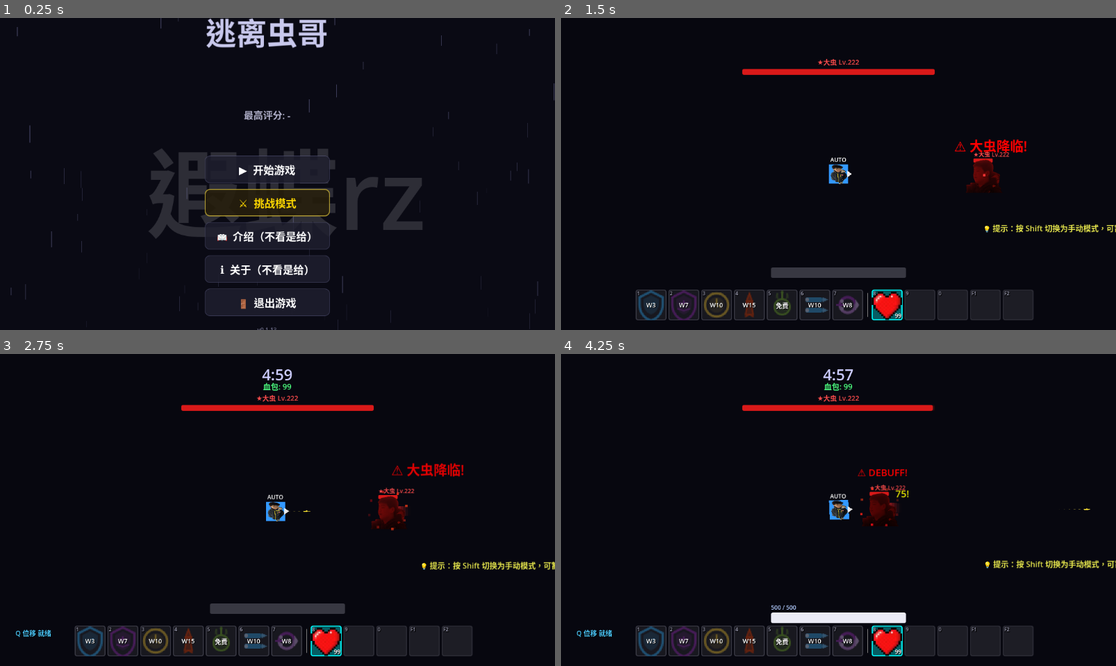
Above: before the commit, frames 1-4 (two rows, left to right).
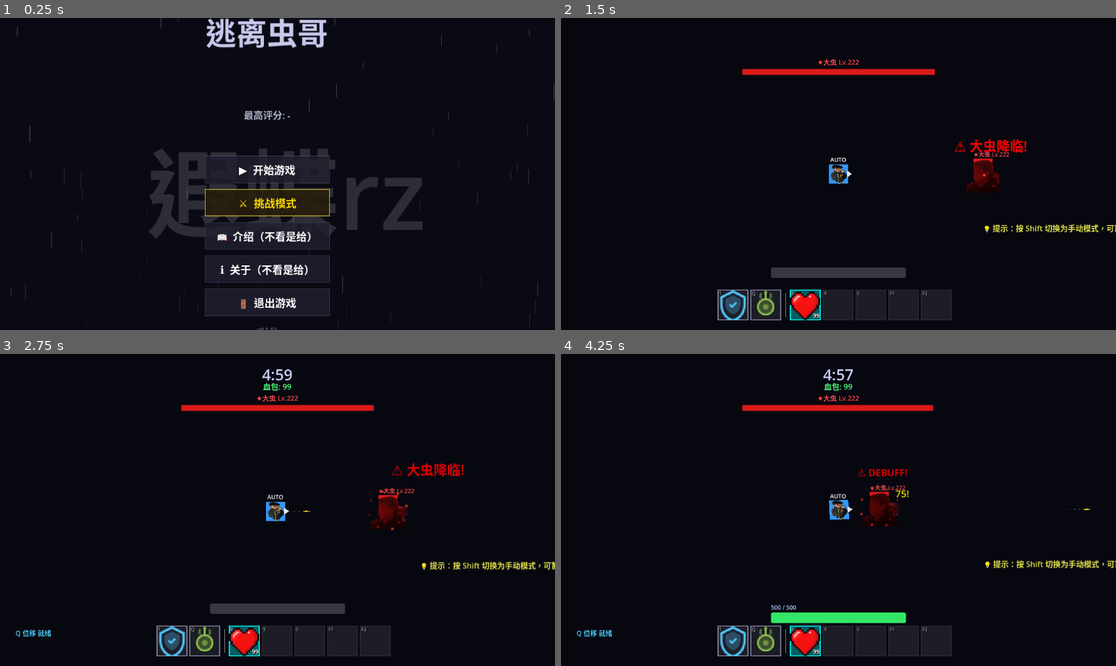
Above: after the commit, the same moments.

Repository: Wudi12317/OutBugBro
Game: Godot game, scene res://scenes/main_menu.tscn
The game is run twice, just before and just after one commit, with the same random seed, the same clock (stepped at 60 frames per second) and the same inputs.
Inputs (mouse positions are in pixels of both pictures, inside the frame that each line leads up to):
- Up to frame 1 (0.25 s): no input
- Up to frame 2 (1.5 s): click "⚔ 挑战模式" at 0.5 s; tap Enter at 1.25 s; move the mouse to (960, 158) at 1.27 s; hold D (move_right) from 1.28 s (still down); tap Q (dash) at 1.35 s; click (960, 158) at 1.42 s
- Up to frame 3 (2.75 s): release D (move_right) at 2 s; tap Space at 2 s; drag from (166, 525) to (249, 572) at 2.02 s
- Up to frame 4 (4.25 s): click (649, 641) at 2.77 s; click (694, 550) at 3.5 s, where only the run before the commit has a clickable "✕"

The runs differ from the first frame. In frame 1, less than 0.1% of the frame differs, in the area x 36-60%, y 44-96%; in frame 2, 3.2%; in frame 3, 3.2%; in frame 4, 4.1%, in the area x 13-86%, y 16-97%.

Commit message:
update

Diff:
--- a/OutBugBro/core/autoload/game_manager.gd
+++ b/OutBugBro/core/autoload/game_manager.gd
@@ -5,6 +5,7 @@
 enum State { MENU, PLAYING, PAUSED }
 
 var state: State = State.MENU
+var challenge_mode: bool = false  ## 挑战模式：仅允许技能1(shield)和Q(head_oil)，自动解锁
 
 
 func _ready() -> void:
@@ -36,7 +37,7 @@
 	panel.bg_color = Color(0.08, 0.08, 0.15, 0.92)
 	panel.border_color = Color(0.35, 0.35, 0.5, 0.7)
 	panel.set_border_width_all(1)
-	panel.set_corner_radius_all(8)
+	panel.set_corner_radius_all(0)
 	panel.set_content_margin_all(8)
 	panel.shadow_color = Color(0, 0, 0, 0.3)
 	panel.shadow_offset = Vector2(2, 2)
--- a/OutBugBro/core/autoload/skill_manager.gd
+++ b/OutBugBro/core/autoload/skill_manager.gd
@@ -6,6 +6,9 @@
 signal skill_activated(skill_id: String)            ## 技能激活
 signal skill_expired(skill_id: String)              ## 效果到期
 signal skill_purchased(skill_id: String)            ## 购买成功
+
+## 挑战模式允许的技能ID
+const CHALLENGE_ALLOWED := ["shield", "head_oil"]
 
 var _skills: Array[SkillData] = []
 var _purchased: Dictionary = {}    ## id -> true
@@ -55,6 +58,32 @@
 	return _skills
 
 
+## 挑战模式可见技能（仅允许的2个）
+func get_visible_skills() -> Array[SkillData]:
+	if GameManager.challenge_mode:
+		var result: Array[SkillData] = []
+		for s in _skills:
+			if s.id in CHALLENGE_ALLOWED:
+				result.append(s)
+		return result
+	return _skills
+
+
+## 挑战模式自动解锁允许的技能
+func auto_unlock_challenge_skills() -> void:
+	if not GameManager.challenge_mode:
+		return
+	for id in CHALLENGE_ALLOWED:
+		if not _purchased.has(id):
+			_purchased[id] = true
+	changed.emit()
+
+
+## 按ID激活（供Q键等快捷调用）
+func activate_by_id(id: String) -> bool:
+	return activate(id)
+
+
 ## 当前波次
 func _get_current_wave() -> int:
 	var spawners := get_tree().get_nodes_in_group("spawners")
@@ -68,11 +97,20 @@
 	return _purchased.has(id)
 
 
+## 挑战模式下是否允许使用该技能
+func is_allowed_in_challenge(id: String) -> bool:
+	if not GameManager.challenge_mode:
+		return true
+	return id in CHALLENGE_ALLOWED
+
+
 ## 是否可购买
 func can_purchase(id: String) -> bool:
 	var skill := _get_skill(id)
 	if not skill: return false
 	if is_unlocked(id): return false
+	if GameManager.challenge_mode and id not in CHALLENGE_ALLOWED:
+		return false
 	return _get_current_wave() >= skill.unlock_wave
 
 
@@ -81,6 +119,8 @@
 	var skill := _get_skill(id)
 	if not skill: return false
 	if is_unlocked(id): return false
+	if GameManager.challenge_mode and id not in CHALLENGE_ALLOWED:
+		return false
 	if not CurrencyManager.has_enough(skill.cost): return false
 	CurrencyManager.spend(skill.cost)
 	_purchased[id] = true
@@ -91,7 +131,14 @@
 
 ## 激活技能
 func activate(id: String) -> bool:
-	if not is_unlocked(id): return false
+	# 挑战模式允许的技能免解锁直接可用
+	if GameManager.challenge_mode and id in CHALLENGE_ALLOWED:
+		if not is_unlocked(id):
+			_purchased[id] = true
+	elif not is_unlocked(id):
+		return false
+	if GameManager.challenge_mode and id not in CHALLENGE_ALLOWED:
+		return false
 	if is_on_cooldown(id): return false
 	if is_active(id): return false
 	var skill := _get_skill(id)
--- a/OutBugBro/core/components/player_stats.gd
+++ b/OutBugBro/core/components/player_stats.gd
@@ -203,3 +203,4 @@
 func _ready() -> void:
 	super._ready()
 	EffectManager.changed.connect(func(): stats_changed.emit())
+	MetaProgression.upgraded.connect(func(_id: String): stats_changed.emit())
--- a/OutBugBro/core/ui_theme.gd
+++ b/OutBugBro/core/ui_theme.gd
@@ -2,7 +2,7 @@
 extends Node
 
 # 给任意 Control 节点应用 iOS 暗色风格
-static func apply_iOS_style(node: Control, extra_radius: int = 12) -> void:
+static func apply_iOS_style(node: Control, extra_radius: int = 0) -> void:
 	if not node:
 		return
 	# PanelContainer / Panel
@@ -43,7 +43,7 @@
 	sb.border_width_right = 1
 	sb.border_width_bottom = 1
 	sb.border_color = Color(0.3, 0.6, 1.0, 0.35)
-	sb.set_corner_radius_all(8)
+	sb.set_corner_radius_all(0)
 	btn.add_theme_stylebox_override("normal", sb)
 	var hover := sb.duplicate() as StyleBoxFlat
 	hover.bg_color = Color(0.2, 0.2, 0.3, 0.95)
@@ -57,11 +57,11 @@
 static func _apply_progress_style(pb: ProgressBar) -> void:
 	var bg := StyleBoxFlat.new()
 	bg.bg_color = Color(0.15, 0.15, 0.2, 0.8)
-	bg.set_corner_radius_all(4)
+	bg.set_corner_radius_all(0)
 	pb.add_theme_stylebox_override("background", bg)
 	var fill := StyleBoxFlat.new()
 	fill.bg_color = Color(0.2, 0.8, 0.4, 1.0)
-	fill.set_corner_radius_all(4)
+	fill.set_corner_radius_all(0)
 	pb.add_theme_stylebox_override("fill", fill)
 
 static func _apply_separator_style(sep: Control) -> void:
--- a/OutBugBro/scenes/challenge/challenge_mode.gd
+++ b/OutBugBro/scenes/challenge/challenge_mode.gd
@@ -97,10 +97,11 @@
 	cam.position_smoothing_speed = 8.0
 	_player.add_child(cam)
 	await get_tree().process_frame
-	# 禁用所有技能（位移保留）
+	# 禁用所有技能（位移保留），然后自动解锁挑战模式允许的技能
 	SkillManager._purchased.clear()
 	SkillManager._active.clear()
 	SkillManager._cooldowns.clear()
+	SkillManager.auto_unlock_challenge_skills()
 	# 清空背包，放入 99 血包
 	InventoryManager.clear_all()
 	var health_potion: ItemData = load("res://data/items/health_potion.tres")
@@ -287,7 +288,7 @@
 	style.bg_color = Color(0.06, 0.06, 0.12, 0.95)
 	style.border_color = Color(0.4, 0.4, 0.6, 0.8)
 	style.set_border_width_all(2)
-	style.set_corner_radius_all(12)
+	style.set_corner_radius_all(0)
 	style.set_content_margin_all(24)
 	_result_panel.add_theme_stylebox_override("panel", style)
 	# 添加到 UILayer
@@ -350,6 +351,7 @@
 func _on_back_to_menu() -> void:
 	get_tree().paused = false
 	SaveManager.clear_runtime()
+	GameManager.challenge_mode = false
 	GameManager.state = GameManager.State.MENU
 	GameManager.change_scene("res://scenes/main_menu.tscn")
 
@@ -409,10 +411,10 @@
 	_boss_hp_bar.custom_minimum_size = Vector2(400, 12)
 	var bg_style := StyleBoxFlat.new()
 	bg_style.bg_color = Color(0.2, 0.05, 0.05, 0.8)
-	bg_style.set_corner_radius_all(4)
+	bg_style.set_corner_radius_all(0)
 	var fill_style := StyleBoxFlat.new()
 	fill_style.bg_color = Color(0.85, 0.1, 0.1)
-	fill_style.set_corner_radius_all(4)
+	fill_style.set_corner_radius_all(0)
 	_boss_hp_bar.add_theme_stylebox_override("background", bg_style)
 	_boss_hp_bar.add_theme_stylebox_override("fill", fill_style)
 	boss_bar_vbox.add_child(_boss_hp_bar)
@@ -452,3 +454,9 @@
 		inv.set_anchors_preset(Control.PRESET_FULL_RECT)
 		inv.visible = false  # 默认隐藏，按 B 打开
 		canvas.add_child(inv)
+	# ---- 暂停菜单（实例化 pause_menu.tscn） ----
+	var pause_scene: PackedScene = load("res://scenes/ui/pause_menu.tscn")
+	if pause_scene:
+		var pause_menu := pause_scene.instantiate()
+		pause_menu.set_anchors_preset(Control.PRESET_FULL_RECT)
+		canvas.add_child(pause_menu)
--- a/OutBugBro/scenes/enemies/enemy.gd
+++ b/OutBugBro/scenes/enemies/enemy.gd
@@ -124,10 +124,10 @@
 	# 血条
 	var bg_style := StyleBoxFlat.new()
 	bg_style.bg_color = Color(0.2, 0.2, 0.25, 0.8)
-	bg_style.set_corner_radius_all(2)
+	bg_style.set_corner_radius_all(0)
 	var fill_style := StyleBoxFlat.new()
 	fill_style.bg_color = p.hp_fill_color
-	fill_style.set_corner_radius_all(2)
+	fill_style.set_corner_radius_all(0)
 	_hp_bar = ProgressBar.new()
 	_hp_bar.name = "HpBar"
 	_hp_bar.unique_name_in_owner = true
--- a/OutBugBro/scenes/main_menu.gd
+++ b/OutBugBro/scenes/main_menu.gd
@@ -26,6 +26,8 @@
 
 
 func _ready() -> void:
+	# 全屏
+	get_window().mode = Window.MODE_FULLSCREEN
 	# 高评分显示
 	_high_score.text = SaveManager.get_high_score_text()
 	# 继续游戏按钮（无存档时禁用）
@@ -166,6 +168,7 @@
 	SaveManager.clear_runtime()  # 先清空再加载存档
 	SaveManager._pending_load = true
 	GameManager.state = GameManager.State.PLAYING
+	SkillManager.auto_unlock_challenge_skills()
 	GameManager.change_scene("res://scenes/main.tscn")
 
 
@@ -184,7 +187,9 @@
 func _on_challenge_btn_pressed() -> void:
 	# 进入挑战模式
 	SaveManager.clear_runtime()
+	GameManager.challenge_mode = true
 	GameManager.state = GameManager.State.PLAYING
+	SkillManager.auto_unlock_challenge_skills()
 	GameManager.change_scene("res://scenes/challenge/challenge_mode.tscn")
 
 
@@ -204,6 +209,7 @@
 	SaveManager.clear_runtime()
 	SaveManager._pending_load = true
 	GameManager.state = GameManager.State.PLAYING
+	SkillManager.auto_unlock_challenge_skills()
 	GameManager.change_scene("res://scenes/main.tscn")
 
 
@@ -219,6 +225,7 @@
 
 func _start_new_game() -> void:
 	GameManager.state = GameManager.State.PLAYING
+	SkillManager.auto_unlock_challenge_skills()
 	GameManager.change_scene("res://scenes/main.tscn")
 
 
@@ -228,7 +235,7 @@
 	style.bg_color = Color(0.15, 0.15, 0.22, 0.8)
 	style.border_color = Color(0.35, 0.35, 0.5, 0.6)
 	style.set_border_width_all(1)
-	style.set_corner_radius_all(8)
+	style.set_corner_radius_all(0)
 	style.set_content_margin_all(8)
 	# hover
 	var hover := style.duplicate()
@@ -246,7 +253,7 @@
 	style.bg_color = Color(0.12, 0.12, 0.18, 0.85)
 	style.border_color = Color(0.35, 0.35, 0.5, 0.6)
 	style.set_border_width_all(1)
-	style.set_corner_radius_all(10)
+	style.set_corner_radius_all(0)
 	style.set_content_margin_all(12)
 	var hover := style.duplicate()
 	hover.bg_color = Color(0.18, 0.18, 0.28, 0.95)
@@ -263,7 +270,7 @@
 	style.bg_color = Color(0.08, 0.08, 0.15, 0.92)
 	style.border_color = Color(0.3, 0.3, 0.5, 0.8)
 	style.set_border_width_all(2)
-	style.set_corner_radius_all(12)
+	style.set_corner_radius_all(0)
 	style.shadow_color = Color(0, 0, 0, 0.4)
 	style.shadow_offset = Vector2(0, 4)
 	style.shadow_size = 8
@@ -283,7 +290,7 @@
 	style.bg_color = Color(0.15, 0.12, 0.05, 0.9)
 	style.border_color = Color(0.8, 0.7, 0.2, 0.8)
 	style.set_border_width_all(2)
-	style.set_corner_radius_all(10)
+	style.set_corner_radius_all(0)
 	style.set_content_margin_all(12)
 	var hover := style.duplicate()
 	hover.bg_color = Color(0.25, 0.2, 0.08, 0.95)
--- a/OutBugBro/scenes/ui/boss_hp_bar.gd
+++ b/OutBugBro/scenes/ui/boss_hp_bar.gd
@@ -1,4 +1,4 @@
-## Boss 血条 UI — 屏幕顶部，红底
+## Boss 血条 UI — 屏幕顶部，动态红色 + 扣血延迟条 + 低血脉冲
 ## 使用 boss_hp_bar.tscn 场景节点，不再程序化构建
 extends MarginContainer
 
@@ -9,10 +9,10 @@
 
 var _prev_hp: int = -1
 var _damage_tween: Tween = null
+var _pulse_time: float = 0.0
 
 
 func _ready() -> void:
-	# 如果 .tscn 未提供节点，回退程序化构建
 	if not _bar:
 		_build_fallback()
 	visible = false
@@ -21,7 +21,30 @@
 	EventBus.listen("boss_died", _on_boss_died)
 
 
-## 程序化构建回退（当 .tscn 节点不存在时）
+func _process(delta: float) -> void:
+	# 低血脉冲
+	if visible and _bar and _bar.max_value > 0:
+		var ratio := _bar.value / _bar.max_value
+		if ratio < 0.2:
+			_pulse_time += delta * 6.0
+			var pulse := 0.5 + 0.5 * sin(_pulse_time)
+			_bar.modulate = Color(1.0, 0.3 + 0.7 * pulse, 0.3 + 0.7 * pulse, 1.0)
+		else:
+			_pulse_time = 0.0
+			_bar.modulate = Color.WHITE
+
+
+## 根据血量比例返回Boss血条颜色
+func _boss_color(ratio: float) -> Color:
+	if ratio > 0.5:
+		return Color(0.9, 0.18, 0.18, 1.0)    # 亮红
+	elif ratio > 0.2:
+		return Color(0.75, 0.1, 0.08, 1.0)     # 暗红
+	else:
+		return Color(0.55, 0.05, 0.05, 1.0)    # 深红
+
+
+## 程序化构建回退
 func _build_fallback() -> void:
 	anchor_left = 0.2
 	anchor_top = 0.0
@@ -46,6 +69,7 @@
 	vbox.add_child(_name_label)
 
 	var bar_container := Control.new()
+	bar_container.name = "BarContainer"
 	bar_container.custom_minimum_size = Vector2(0, 28)
 	bar_container.size_flags_horizontal = Control.SIZE_EXPAND_FILL
 	vbox.add_child(bar_container)
@@ -85,7 +109,7 @@
 func _make_style(color: Color) -> StyleBoxFlat:
 	var s := StyleBoxFlat.new()
 	s.bg_color = color
-	s.set_corner_radius_all(4)
+	s.set_corner_radius_all(0)
 	return s
 
 
@@ -97,6 +121,7 @@
 		_damage_bar.max_value = float(data.max_hp)
 		_damage_bar.value = float(data.hp)
 		_prev_hp = int(data.hp)
+		_update_bar_color()
 		_update_label(int(data.hp), int(data.max_hp))
 
 
@@ -106,10 +131,18 @@
 		var max_hp: int = int(data.max_hp)
 		_bar.max_value = float(max_hp)
 		_bar.value = float(hp)
+		_update_bar_color()
 		_update_label(hp, max_hp)
 		if _prev_hp >= 0 and hp < _prev_hp:
 			_on_damage(float(_prev_hp), float(max_hp))
 		_prev_hp = hp
+
+
+func _update_bar_color() -> void:
+	var ratio := _bar.value / _bar.max_value if _bar.max_value > 0 else 1.0
+	var fill: StyleBoxFlat = _bar.get_theme_stylebox("fill").duplicate()
+	fill.bg_color = _boss_color(ratio)
+	_bar.add_theme_stylebox_override("fill", fill)
 
 
 func _on_boss_died(_data: Variant = null) -> void:
@@ -129,4 +162,5 @@
 
 
 func _update_label(hp: int, max_hp: int) -> void:
-	_label.text = "%d / %d" % [hp, max_hp]
+	if _label:
+		_label.text = "%d / %d" % [hp, max_hp]
--- a/OutBugBro/scenes/ui/dev_panel.gd
+++ b/OutBugBro/scenes/ui/dev_panel.gd
@@ -90,7 +90,7 @@
 	sty.bg_color = Color(0.07, 0.07, 0.1, 0.97)
 	sty.border_color = Color(0.6, 0.5, 0.2)
 	sty.set_border_width_all(2)
-	sty.set_corner_radius_all(8)
+	sty.set_corner_radius_all(0)
 	panel.add_theme_stylebox_override("panel", sty)
 	var vbox := VBoxContainer.new()
 	vbox.set_anchors_preset(Control.PRESET_FULL_RECT)
@@ -143,7 +143,7 @@
 	sty.bg_color = Color(0.07, 0.07, 0.1, 0.97)
 	sty.border_color = Color(0.6, 0.5, 0.2)
 	sty.set_border_width_all(2)
-	sty.set_corner_radius_all(8)
+	sty.set_corner_radius_all(0)
 	panel.add_theme_stylebox_override("panel", sty)
 	var scroll := ScrollContainer.new()
 	scroll.set_anchors_preset(Control.PRESET_FULL_RECT)
--- a/OutBugBro/scenes/ui/effect_slot.gd
+++ b/OutBugBro/scenes/ui/effect_slot.gd
@@ -16,7 +16,7 @@
 	_style = StyleBoxFlat.new()
 	_style.bg_color = Color(0.15, 0.15, 0.18, 0.85)
 	_style.set_border_width_all(1)
-	_style.set_corner_radius_all(3)
+	_style.set_corner_radius_all(0)
 	$Panel.add_theme_stylebox_override("panel", _style)
 	_timer_label.add_theme_color_override("font_shadow_color", Color.BLACK)
 	_timer_label.add_theme_constant_override("shadow_offset_x", 1)
--- a/OutBugBro/scenes/ui/game_hud.gd
+++ b/OutBugBro/scenes/ui/game_hud.gd
@@ -1,4 +1,4 @@
-# GameHUD — UI 层主脚本：教程管理 + F1 重看 + 位移 CD 显示 + Tab 升级面板
+# GameHUD — UI 层主脚本：教程管理 + F3 重看 + 位移 CD 显示 + Tab 升级面板
 extends CanvasLayer
 
 var _dash_label: Label = null
@@ -14,8 +14,8 @@
 	_create_upgrade_ui()
 
 func _input(event: InputEvent) -> void:
-	if event is InputEventKey and event.pressed and event.keycode == KEY_F1:
-		# F1 重看教程
+	if event is InputEventKey and event.pressed and event.keycode == KEY_F3:
+		# F3 重看教程
 		var overlay = get_node_or_null("TutorialOverlay")
 		if overlay and overlay.has_method("show_tutorial"):
 			overlay.show_tutorial()
--- a/OutBugBro/scenes/ui/inventory_slot.gd
+++ b/OutBugBro/scenes/ui/inventory_slot.gd
@@ -19,7 +19,7 @@
 	_style.bg_color = Color(0.15, 0.15, 0.18, 0.9)
 	_style.border_color = Color(0.35, 0.35, 0.4)
 	_style.set_border_width_all(2)
-	_style.set_corner_radius_all(4)
+	_style.set_corner_radius_all(0)
 	_panel.add_theme_stylebox_override("panel", _style)
 	# 数量文字样式
 	_count_label.add_theme_color_override("font_shadow_color", Color.BLACK)
--- a/OutBugBro/scenes/ui/meta_upgrades.gd
+++ b/OutBugBro/scenes/ui/meta_upgrades.gd
@@ -147,8 +147,8 @@
 	sb.border_width_right = 1
 	sb.border_width_bottom = 1
 	sb.border_color = Color(0.3, 0.6, 1.0, 0.5)
-	sb.corner_radius_top_left = 12
-	sb.corner_radius_top_right = 12
-	sb.corner_radius_bottom_left = 12
-	sb.corner_radius_bottom_right = 12
+	sb.corner_radius_top_left = 0
+	sb.corner_radius_top_right = 0
+	sb.corner_radius_bottom_left = 0
+	sb.corner_radius_bottom_right = 0
 	return sb
--- a/OutBugBro/scenes/ui/pause_menu.gd
+++ b/OutBugBro/scenes/ui/pause_menu.gd
@@ -31,18 +31,18 @@
 
 func _show() -> void:
 	visible = true
-	get_tree().paused = true
-	UITheme.apply_iOS_style(_panel)
+	GameManager.pause()
 
 func _on_resume() -> void:
 	visible = false
-	get_tree().paused = false
+	GameManager.play()
 
 func _on_menu() -> void:
 	visible = false
-	get_tree().paused = false
-	SaveManager.reset_run()
-	CurrencyManager.currency = 0
+	GameManager.play()
+	# 先保存再退出
+	SaveManager.save_run()
+	GameManager.challenge_mode = false
 	GameManager.change_scene("res://scenes/main_menu.tscn")
 
 func _on_hover(btn: Button, entering: bool) -> void:
--- a/OutBugBro/scenes/ui/skill_bar.gd
+++ b/OutBugBro/scenes/ui/skill_bar.gd
@@ -25,8 +25,8 @@
 
 
 func _build_ui() -> void:
-	var skills := SkillManager.get_skills()
-	var skill_count := maxi(skills.size(), 5)
+	var skills := SkillManager.get_visible_skills()
+	var skill_count := maxi(skills.size(), 2) if GameManager.challenge_mode else maxi(skills.size(), 5)
 	for i in range(skill_count):
 		var slot := _create_slot(i, true)
 		add_child(slot)
@@ -59,7 +59,7 @@
 	sty.bg_color = Color(0.08, 0.08, 0.12, 0.97)
 	sty.border_color = Color(0.5, 0.5, 0.65)
 	sty.set_border_width_all(2)
-	sty.set_corner_radius_all(8)
+	sty.set_corner_radius_all(0)
 	panel.add_theme_stylebox_override("panel", sty)
 	panel.name = "PopupBg"
 	_popup.add_child(panel)
@@ -250,6 +250,14 @@
 	_popup.visible = true
 
 
+## ============ 技能快捷键标签 ============
+
+func _get_skill_key_labels() -> PackedStringArray:
+	if GameManager.challenge_mode:
+		return ["1", "Q"]
+	return ["1", "2", "3", "4", "5", "6", "7"]
+
+
 ## ============ 创建格子 ============
 
 func _create_slot(idx: int, is_skill: bool) -> Control:
@@ -264,7 +272,7 @@
 	style.bg_color = Color(0.15, 0.15, 0.18, 0.9)
 	style.border_color = Color(0.35, 0.35, 0.4)
 	style.set_border_width_all(2)
-	style.set_corner_radius_all(4)
+	style.set_corner_radius_all(0)
 	panel.add_theme_stylebox_override("panel", style)
 	slot.add_child(panel)
 	var icon := TextureRect.new()
@@ -324,7 +332,8 @@
 	key_label.mouse_filter = Control.MOUSE_FILTER_IGNORE
 	key_label.z_index = 3
 	if is_skill:
-		key_label.text = str(idx + 1)
+		var skill_keys := _get_skill_key_labels()
+		key_label.text = skill_keys[idx] if idx < skill_keys.size() else str(idx + 1)
 	else:
 		var item_keys := ["8", "9", "0", "F1", "F2"]
 		key_label.text = item_keys[idx] if idx < item_keys.size() else "?"
@@ -374,7 +383,8 @@
 ## ============ 技能槽刷新 ============
 
 func _refresh() -> void:
-	var skills := SkillManager.get_skills()
+	var skills := SkillManager.get_visible_skills()
+	var skill_keys := _get_skill_key_labels()
 	for i in range(_skill_slots.size()):
 		var slot: Control = _skill_slots[i]
 		if i >= skills.size():
@@ -414,14 +424,14 @@
 			style.bg_color = Color(0.12, 0.12, 0.16, 0.9)
 			style.border_color = Color(0.55, 0.55, 0.65)
 			btn.disabled = false
-			btn.tooltip_text = "%s (按%d)" % [data.skill_name, i + 1]
+			btn.tooltip_text = "%s (按%s)" % [data.skill_name, skill_keys[i] if i < skill_keys.size() else str(i + 1)]
 		panel.add_theme_stylebox_override("panel", style)
 
 
 ## ============ 每帧更新CD/激活显示 ============
 
 func _update_cd_display() -> void:
-	var skills := SkillManager.get_skills()
+	var skills := SkillManager.get_visible_skills()
 	for i in range(mini(_skill_slots.size(), skills.size())):
 		var slot: Control = _skill_slots[i]
 		var data: SkillData = skills[i]
@@ -576,6 +586,15 @@
 			if event.keycode == KEY_1 + i:
 				_on_skill_left_click(i)
 				return
+		# Q 键激活 head_oil
+		if event.keycode == KEY_Q:
+			if GameManager.challenge_mode:
+				# 挑战模式：Q = 第2个技能槽（head_oil）
+				if _skill_slots.size() > 1:
+					_on_skill_left_click(1)
+			else:
+				SkillManager.activate_by_id("head_oil")
+			return
 		if event.keycode == KEY_8:
 			_use_consumable_at(0)
 			return
--- a/OutBugBro/scenes/ui/target_hp_bar.gd
+++ b/OutBugBro/scenes/ui/target_hp_bar.gd
@@ -1,4 +1,4 @@
-## 左下角目标血条 — 灰底白条，扣血暗红过渡，加血淡灰过渡+绿色边框
+## 左下角目标血条 — 动态颜色 + 扣血延迟条 + 低血警告
 ## 使用 target_hp_bar.tscn 场景节点，不再程序化构建
 extends MarginContainer
 
@@ -12,10 +12,11 @@
 var _damage_tween: Tween = null
 var _heal_tween: Tween = null
 var _border_tween: Tween = null
+var _glow_tween: Tween = null
+var _low_hp_pulse_time: float = 0.0
 
 
 func _ready() -> void:
-	# 如果 .tscn 未提供节点，回退程序化构建
 	if not _bar:
 		_build_fallback()
 	if _bar:
@@ -23,6 +24,30 @@
 	if _label:
 		_label.visible = false
 	EventBus.listen("target_hp_changed", _on_hp_changed)
+
+
+func _process(delta: float) -> void:
+	# 低血脉冲
+	if _prev_hp > 0 and _bar:
+		var ratio := _bar.value / _bar.max_value if _bar.max_value > 0 else 1.0
+		if ratio < 0.3:
+			_low_hp_pulse_time += delta * 4.0
+			var pulse := 0.5 + 0.5 * sin(_low_hp_pulse_time)
+			var glow_panel: PanelContainer = _bar.get_parent().get_child(0) if _bar.get_parent().get_child_count() > 0 else null
+			if glow_panel and glow_panel.name == "GlowBorder":
+				glow_panel.modulate.a = pulse
+		else:
+			_low_hp_pulse_time = 0.0
+
+
+## 根据血量比例返回颜色
+func _hp_color(ratio: float) -> Color:
+	if ratio > 0.6:
+		return Color(0.2, 0.9, 0.4, 1.0)   # 亮绿
+	elif ratio > 0.3:
+		return Color(0.95, 0.7, 0.1, 1.0)   # 橙黄
+	else:
+		return Color(0.95, 0.15, 0.15, 1.0)  # 红
 
 
 ## 程序化构建回退
@@ -47,17 +72,35 @@
 	vbox.add_child(_label)
 
 	var bar_container := Control.new()
+	bar_container.name = "BarContainer"
 	bar_container.custom_minimum_size = Vector2(0, 22)
 	bar_container.size_flags_horizontal = Control.SIZE_EXPAND_FILL
 	vbox.add_child(bar_container)
 
 	var bg_style := _make_style(Color(0.22, 0.22, 0.26, 0.9))
 
+	# 外发光框
+	var glow_style := StyleBoxFlat.new()
+	glow_style.bg_color = Color(0, 0, 0, 0)
+	glow_style.border_color = Color(0.2, 0.9, 0.4, 0.8)
+	glow_style.set_border_width_all(2)
+	glow_style.set_corner_radius_all(0)
+	glow_style.shadow_color = Color(0.2, 0.9, 0.4, 0.3)
+	glow_style.shadow_size = 6
+	var glow_panel := PanelContainer.new()
+	glow_panel.name = "GlowBorder"
+	glow_panel.anchor_right = 1.0
+	glow_panel.anchor_bottom = 1.0
+	glow_panel.add_theme_stylebox_override("panel", glow_style)
+	glow_panel.modulate.a = 0.0
+	bar_container.add_child(glow_panel)
+
+	# 加血边框
 	var border_style := StyleBoxFlat.new()
 	border_style.bg_color = Color(0, 0, 0, 0)
 	border_style.border_color = Color(0.3, 1.0, 0.4, 1)
 	border_style.set_border_width_all(2)
-	border_style.set_corner_radius_all(5)
+	border_style.set_corner_radius_all(0)
 	_heal_border = PanelContainer.new()
 	_heal_border.anchor_right = 1.0
 	_heal_border.anchor_bottom = 1.0
@@ -89,14 +132,14 @@
 	_bar.max_value = 1.0
 	_bar.show_percentage = false
 	_bar.add_theme_stylebox_override("background", bg_style)
-	_bar.add_theme_stylebox_override("fill", _make_style(Color(0.92, 0.92, 0.96, 1)))
+	_bar.add_theme_stylebox_override("fill", _make_style(Color(0.2, 0.9, 0.4, 1)))
 	bar_container.add_child(_bar)
 
 
 func _make_style(color: Color) -> StyleBoxFlat:
 	var s := StyleBoxFlat.new()
 	s.bg_color = color
-	s.set_corner_radius_all(4)
+	s.set_corner_radius_all(0)
 	return s
 
 
@@ -108,6 +151,13 @@
 			_bar.visible = true
 			_bar.max_value = float(max_hp)
 			_bar.value = float(hp)
+			# 动态颜色
+			var ratio := float(hp) / float(max_hp) if max_hp > 0 else 1.0
+			var fill: StyleBoxFlat = _bar.get_theme_stylebox("fill").duplicate()
+			fill.bg_color = _hp_color(ratio)
+			_bar.add_theme_stylebox_override("fill", fill)
+			# 低血发光
+			_update_glow(ratio)
 		if _label:
 			_label.visible = true
 		_update_label(hp, max_hp)
@@ -119,6 +169,33 @@
 		_prev_hp = hp
 
 
+func _update_glow(ratio: float) -> void:
+	var bar_container := _bar.get_parent()
+	var glow_panel: PanelContainer = null
+	for child in bar_container.get_children():
+		if child.name == "GlowBorder":
+			glow_panel = child
+			break
+	if not glow_panel:
+		return
+	var glow_style: StyleBoxFlat = glow_panel.get_theme_stylebox("panel").duplicate()
+	var col := _hp_color(ratio)
+	glow_style.border_color = Color(col.r, col.g, col.b, 0.8)
+	glow_style.shadow_color = Color(col.r, col.g, col.b, 0.3)
+	glow_panel.add_theme_stylebox_override("panel", glow_style)
+	# 低血才显示发光
+	if ratio < 0.3:
+		if _glow_tween and _glow_tween.is_valid():
+			_glow_tween.kill()
+		glow_panel.modulate.a = 1.0
+	else:
+		if glow_panel.modulate.a > 0.01:
+			if _glow_tween and _glow_tween.is_valid():
+				_glow_tween.kill()
+			_glow_tween = create_tween()
+			_glow_tween.tween_property(glow_panel, "modulate:a", 0.0, 0.5)
+
+
 func _on_damage(old_val: float, max_val: float) -> void:
 	if not _damage_bar:
 		return
@@ -127,7 +204,7 @@
 	if _damage_tween and _damage_tween.is_valid():
 		_damage_tween.kill()
 	_damage_tween = create_tween()
-	_damage_tween.tween_property(_damage_bar, "value", _bar.value, 0.6).set_ease(Tween.EASE_IN_OUT)
+	_damage_tween.tween_property(_damage_bar, "value", _bar.value, 0.5).set_ease(Tween.EASE_IN_OUT)
 
 
 func _on_heal(new_val: float, max_val: float) -> void:
@@ -137,7 +214,7 @@
 		if _heal_tween and _heal_tween.is_valid():
 			_heal_tween.kill()
 		_heal_tween = create_tween()
-		_heal_tween.tween_property(_heal_bar, "value", new_val, 0.4).set_ease(Tween.EASE_IN_OUT)
+		_heal_tween.tween_property(_heal_bar, "value", new_val, 0.35).set_ease(Tween.EASE_IN_OUT)
 	if _heal_border:
 		if _border_tween and _border_tween.is_valid():
 			_border_tween.kill()
--- a/OutBugBro/scenes/world/drop_indicator.gd
+++ b/OutBugBro/scenes/world/drop_indicator.gd
@@ -93,7 +93,7 @@
 	panel.mouse_filter = Control.MOUSE_FILTER_IGNORE
 	var style := StyleBoxFlat.new()
 	style.bg_color = Color(color.r, color.g, color.b, 0.3)
-	style.set_corner_radius_all(12)
+	style.set_corner_radius_all(0)
 	panel.add_theme_stylebox_override("panel", style)
 	add_child(panel)
 	var tw := create_tween()
Not shown, changed: OutBugBro/export_presets.cfg
Not shown, added: OutBugBro/.workbuddy/memory/2026-06-05.md
Not shown, changed: OutBugBro/.workbuddy/memory/MEMORY.md
